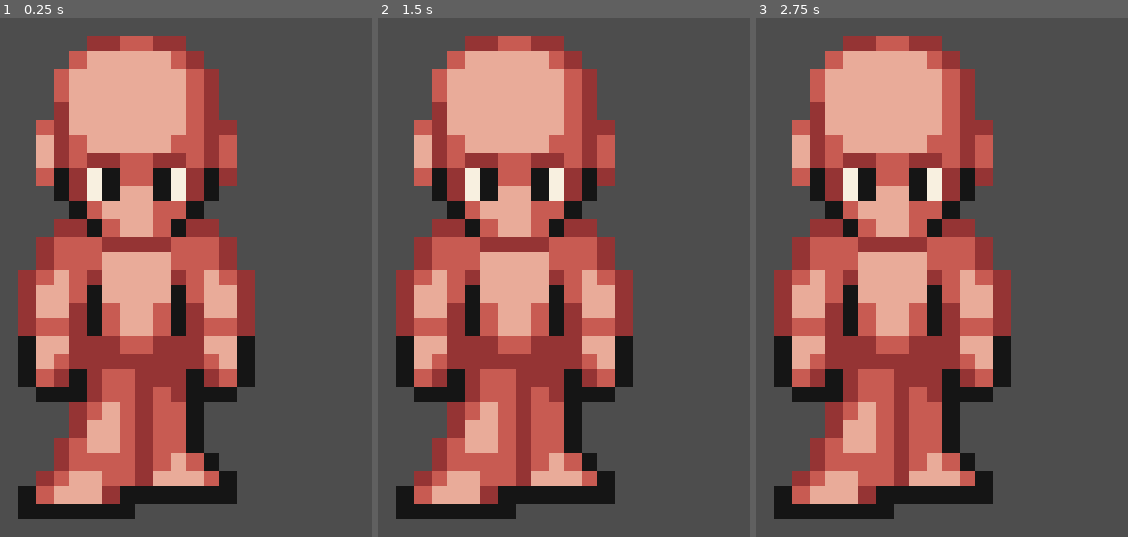
Above: before the commit, frames 1-3 (left to right).
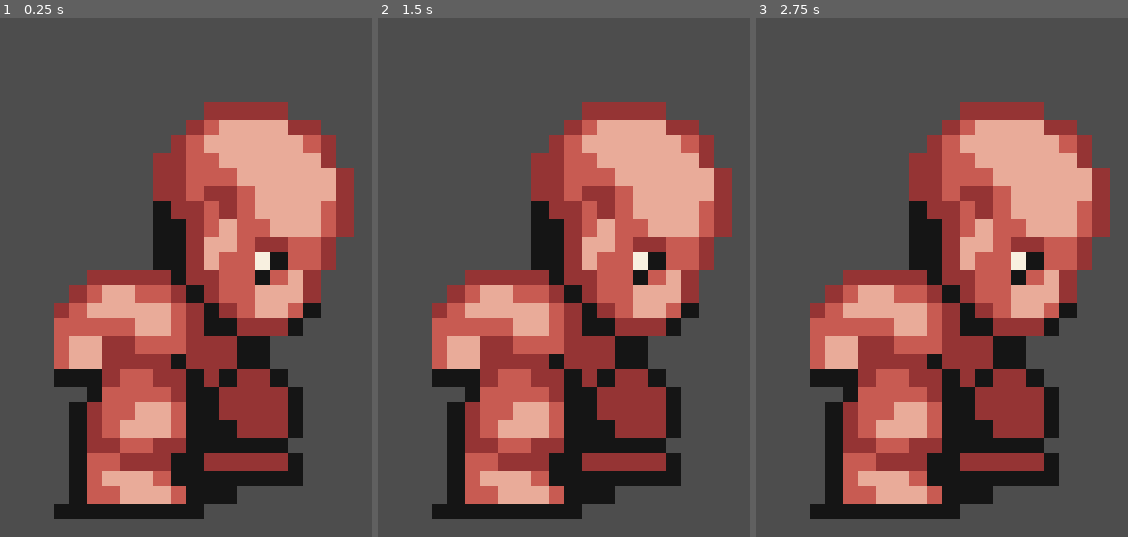
Above: after the commit, the same moments.

Repository: saltchicken/quest-godot
Game: Godot game, scene res://player.tscn
Two runs of this game, one before a commit and one after it. Both use one fixed random seed, a clock stepped at 60 frames per second and the inputs below. This scene is started directly instead of the project's main scene.
Inputs (mouse positions are in pixels of both pictures, inside the frame that each line leads up to):
- Up to frame 1 (0.25 s): no input
- Up to frame 2 (1.5 s): tap Enter at 0.5 s; move the mouse to (outside the picture) at 0.52 s; hold D (right) 0.53-1.28 s; click (outside the picture) at 0.6 s; tap Space (jump) at 0.77, 1.07, 1.25 s; tap Shift (run) at 0.8, 1.35 s; move the mouse to (outside the picture) at 1.27 s; hold S (down) from 1.28 s (still down)
- Up to frame 3 (2.75 s): tap Space (jump) at 1.52, 1.55, 1.82, 2.1 s; tap Enter at 2 s; move the mouse to (outside the picture) at 2.02 s; release S (down) at 2.03 s; hold D (right) from 2.03 s (still down); click (outside the picture) at 2.3 s

The runs differ from the first frame. In frame 1, 55% of the frame differs, in the area x 4-96%, y 3-97%; in frame 2, 55%; in frame 3, 55%.

Commit message:
Rename directions for up and down to forward and backward

Diff:
--- a/idle.gd
+++ b/idle.gd
@@ -2,7 +2,7 @@
 
 func Enter():
 	print("Enter Idle")
-	animation.play(self.name + "_down")
+	animation.play(self.name + "_backward")
 	# animation.set_direction(self.name, input.direction)
 
 func Exit():
--- a/player.gd
+++ b/player.gd
@@ -52,11 +52,11 @@
 	var angle_rad = forward.signed_angle_to(direction_vector, Vector3.UP)
 
 	if angle_rad >= -PI / 4 and angle_rad < PI / 4:
-		return "up"
+		return "forward"
 	elif angle_rad >= PI / 4 and angle_rad < 3 * PI / 4:
 		return "left"
 	elif angle_rad >= 3 * PI / 4 or angle_rad < -3 * PI / 4:
-		return "down"
+		return "backward"
 	else:
 		return "right"
 
@@ -68,11 +68,11 @@
 	var angle_rad = forward.signed_angle_to(direction_vector, Vector3.UP)
 
 	if angle_rad >= -PI / 4 and angle_rad < PI / 4:
-		return "down"
+		return "backward"
 	elif angle_rad >= PI / 4 and angle_rad < 3 * PI / 4:
 		return "left"
 	elif angle_rad >= 3 * PI / 4 or angle_rad < -3 * PI / 4:
-		return "up"
+		return "forward"
 	else:
 		return "right"
 
--- a/player.tscn
+++ b/player.tscn
@@ -16,10 +16,26 @@
 atlas = ExtResource("2_onrkg")
 region = Rect2(320, 0, 64, 64)
 
+[sub_resource type="AtlasTexture" id="AtlasTexture_ee2o4"]
+atlas = ExtResource("2_onrkg")
+region = Rect2(320, 64, 64, 64)
+
+[sub_resource type="AtlasTexture" id="AtlasTexture_vie4p"]
+atlas = ExtResource("2_onrkg")
+region = Rect2(320, 192, 64, 64)
+
+[sub_resource type="AtlasTexture" id="AtlasTexture_0jj5r"]
+atlas = ExtResource("2_onrkg")
+region = Rect2(320, 128, 64, 64)
+
 [sub_resource type="AtlasTexture" id="AtlasTexture_i3pqv"]
 atlas = ExtResource("2_onrkg")
 region = Rect2(0, 0, 64, 64)
 
+[sub_resource type="AtlasTexture" id="AtlasTexture_j5n4i"]
+atlas = ExtResource("2_onrkg")
+region = Rect2(0, 64, 64, 64)
+
 [sub_resource type="AtlasTexture" id="AtlasTexture_2wuci"]
 atlas = ExtResource("2_onrkg")
 region = Rect2(0, 192, 64, 64)
@@ -28,10 +44,6 @@
 atlas = ExtResource("2_onrkg")
 region = Rect2(0, 128, 64, 64)
 
-[sub_resource type="AtlasTexture" id="AtlasTexture_j5n4i"]
-atlas = ExtResource("2_onrkg")
-region = Rect2(0, 64, 64, 64)
-
 [sub_resource type="AtlasTexture" id="AtlasTexture_634y6"]
 atlas = ExtResource("2_onrkg")
 region = Rect2(320, 0, 64, 64)
@@ -44,6 +56,18 @@
 atlas = ExtResource("2_onrkg")
 region = Rect2(448, 0, 64, 64)
 
+[sub_resource type="AtlasTexture" id="AtlasTexture_bfour"]
+atlas = ExtResource("2_onrkg")
+region = Rect2(320, 64, 64, 64)
+
+[sub_resource type="AtlasTexture" id="AtlasTexture_ieltc"]
+atlas = ExtResource("2_onrkg")
+region = Rect2(384, 64, 64, 64)
+
+[sub_resource type="AtlasTexture" id="AtlasTexture_fddr8"]
+atlas = ExtResource("2_onrkg")
+region = Rect2(448, 64, 64, 64)
+
 [sub_resource type="AtlasTexture" id="AtlasTexture_ek41f"]
 atlas = ExtResource("2_onrkg")
 region = Rect2(320, 192, 64, 64)
@@ -68,18 +92,6 @@
 atlas = ExtResource("2_onrkg")
 region = Rect2(448, 128, 64, 64)
 
-[sub_resource type="AtlasTexture" id="AtlasTexture_bfour"]
-atlas = ExtResource("2_onrkg")
-region = Rect2(320, 64, 64, 64)
-
-[sub_resource type="AtlasTexture" id="AtlasTexture_ieltc"]
-atlas = ExtResource("2_onrkg")
-region = Rect2(384, 64, 64, 64)
-
-[sub_resource type="AtlasTexture" id="AtlasTexture_fddr8"]
-atlas = ExtResource("2_onrkg")
-region = Rect2(448, 64, 64, 64)
-
 [sub_resource type="AtlasTexture" id="AtlasTexture_efrwb"]
 atlas = ExtResource("2_onrkg")
 region = Rect2(64, 0, 64, 64)
@@ -88,6 +100,14 @@
 atlas = ExtResource("2_onrkg")
 region = Rect2(128, 0, 64, 64)
 
+[sub_resource type="AtlasTexture" id="AtlasTexture_8gr2b"]
+atlas = ExtResource("2_onrkg")
+region = Rect2(64, 64, 64, 64)
+
+[sub_resource type="AtlasTexture" id="AtlasTexture_vl8ci"]
+atlas = ExtResource("2_onrkg")
+region = Rect2(128, 64, 64, 64)
+
 [sub_resource type="AtlasTexture" id="AtlasTexture_khis8"]
 atlas = ExtResource("2_onrkg")
 region = Rect2(64, 192, 64, 64)
@@ -104,14 +124,6 @@
 atlas = ExtResource("2_onrkg")
 region = Rect2(128, 128, 64, 64)
 
-[sub_resource type="AtlasTexture" id="AtlasTexture_8gr2b"]
-atlas = ExtResource("2_onrkg")
-region = Rect2(64, 64, 64, 64)
-
-[sub_resource type="AtlasTexture" id="AtlasTexture_vl8ci"]
-atlas = ExtResource("2_onrkg")
-region = Rect2(128, 64, 64, 64)
-
 [sub_resource type="AtlasTexture" id="AtlasTexture_ajfva"]
 atlas = ExtResource("2_onrkg")
 region = Rect2(0, 256, 64, 64)
@@ -136,6 +148,30 @@
 atlas = ExtResource("2_onrkg")
 region = Rect2(448, 256, 64, 64)
 
+[sub_resource type="AtlasTexture" id="AtlasTexture_va2xi"]
+atlas = ExtResource("2_onrkg")
+region = Rect2(0, 320, 64, 64)
+
+[sub_resource type="AtlasTexture" id="AtlasTexture_fkf2u"]
+atlas = ExtResource("2_onrkg")
+region = Rect2(64, 320, 64, 64)
+
+[sub_resource type="AtlasTexture" id="AtlasTexture_s7jk6"]
+atlas = ExtResource("2_onrkg")
+region = Rect2(384, 320, 64, 64)
+
+[sub_resource type="AtlasTexture" id="AtlasTexture_feeoa"]
+atlas = ExtResource("2_onrkg")
+region = Rect2(192, 320, 64, 64)
+
+[sub_resource type="AtlasTexture" id="AtlasTexture_m6nxt"]
+atlas = ExtResource("2_onrkg")
+region = Rect2(256, 320, 64, 64)
+
+[sub_resource type="AtlasTexture" id="AtlasTexture_ym00c"]
+atlas = ExtResource("2_onrkg")
+region = Rect2(448, 320, 64, 64)
+
 [sub_resource type="AtlasTexture" id="AtlasTexture_ygbnx"]
 atlas = ExtResource("2_onrkg")
 region = Rect2(0, 448, 64, 64)
@@ -184,53 +220,53 @@
 atlas = ExtResource("2_onrkg")
 region = Rect2(448, 384, 64, 64)
 
-[sub_resource type="AtlasTexture" id="AtlasTexture_va2xi"]
+[sub_resource type="AtlasTexture" id="AtlasTexture_hqtel"]
+atlas = ExtResource("2_onrkg")
+region = Rect2(0, 256, 64, 64)
+
+[sub_resource type="AtlasTexture" id="AtlasTexture_op7ga"]
+atlas = ExtResource("2_onrkg")
+region = Rect2(64, 256, 64, 64)
+
+[sub_resource type="AtlasTexture" id="AtlasTexture_q13i1"]
+atlas = ExtResource("2_onrkg")
+region = Rect2(128, 256, 64, 64)
+
+[sub_resource type="AtlasTexture" id="AtlasTexture_pylmc"]
+atlas = ExtResource("2_onrkg")
+region = Rect2(192, 256, 64, 64)
+
+[sub_resource type="AtlasTexture" id="AtlasTexture_pbfsw"]
+atlas = ExtResource("2_onrkg")
+region = Rect2(256, 256, 64, 64)
+
+[sub_resource type="AtlasTexture" id="AtlasTexture_5tmop"]
+atlas = ExtResource("2_onrkg")
+region = Rect2(320, 256, 64, 64)
+
+[sub_resource type="AtlasTexture" id="AtlasTexture_7ahtn"]
 atlas = ExtResource("2_onrkg")
 region = Rect2(0, 320, 64, 64)
 
-[sub_resource type="AtlasTexture" id="AtlasTexture_fkf2u"]
+[sub_resource type="AtlasTexture" id="AtlasTexture_7lmhl"]
 atlas = ExtResource("2_onrkg")
 region = Rect2(64, 320, 64, 64)
 
-[sub_resource type="AtlasTexture" id="AtlasTexture_s7jk6"]
-atlas = ExtResource("2_onrkg")
-region = Rect2(384, 320, 64, 64)
-
-[sub_resource type="AtlasTexture" id="AtlasTexture_feeoa"]
+[sub_resource type="AtlasTexture" id="AtlasTexture_dx0e4"]
+atlas = ExtResource("2_onrkg")
+region = Rect2(128, 320, 64, 64)
+
+[sub_resource type="AtlasTexture" id="AtlasTexture_jm5j8"]
 atlas = ExtResource("2_onrkg")
 region = Rect2(192, 320, 64, 64)
 
-[sub_resource type="AtlasTexture" id="AtlasTexture_m6nxt"]
+[sub_resource type="AtlasTexture" id="AtlasTexture_7hik5"]
 atlas = ExtResource("2_onrkg")
 region = Rect2(256, 320, 64, 64)
 
-[sub_resource type="AtlasTexture" id="AtlasTexture_ym00c"]
-atlas = ExtResource("2_onrkg")
-region = Rect2(448, 320, 64, 64)
-
-[sub_resource type="AtlasTexture" id="AtlasTexture_hqtel"]
-atlas = ExtResource("2_onrkg")
-region = Rect2(0, 256, 64, 64)
-
-[sub_resource type="AtlasTexture" id="AtlasTexture_op7ga"]
-atlas = ExtResource("2_onrkg")
-region = Rect2(64, 256, 64, 64)
-
-[sub_resource type="AtlasTexture" id="AtlasTexture_q13i1"]
-atlas = ExtResource("2_onrkg")
-region = Rect2(128, 256, 64, 64)
-
-[sub_resource type="AtlasTexture" id="AtlasTexture_pylmc"]
-atlas = ExtResource("2_onrkg")
-region = Rect2(192, 256, 64, 64)
-
-[sub_resource type="AtlasTexture" id="AtlasTexture_pbfsw"]
-atlas = ExtResource("2_onrkg")
-region = Rect2(256, 256, 64, 64)
-
-[sub_resource type="AtlasTexture" id="AtlasTexture_5tmop"]
-atlas = ExtResource("2_onrkg")
-region = Rect2(320, 256, 64, 64)
+[sub_resource type="AtlasTexture" id="AtlasTexture_qtqh7"]
+atlas = ExtResource("2_onrkg")
+region = Rect2(320, 320, 64, 64)
 
 [sub_resource type="AtlasTexture" id="AtlasTexture_sweqy"]
 atlas = ExtResource("2_onrkg")
@@ -279,30 +315,6 @@
 [sub_resource type="AtlasTexture" id="AtlasTexture_u1c27"]
 atlas = ExtResource("2_onrkg")
 region = Rect2(320, 384, 64, 64)
-
-[sub_resource type="AtlasTexture" id="AtlasTexture_7ahtn"]
-atlas = ExtResource("2_onrkg")
-region = Rect2(0, 320, 64, 64)
-
-[sub_resource type="AtlasTexture" id="AtlasTexture_7lmhl"]
-atlas = ExtResource("2_onrkg")
-region = Rect2(64, 320, 64, 64)
-
-[sub_resource type="AtlasTexture" id="AtlasTexture_dx0e4"]
-atlas = ExtResource("2_onrkg")
-region = Rect2(128, 320, 64, 64)
-
-[sub_resource type="AtlasTexture" id="AtlasTexture_jm5j8"]
-atlas = ExtResource("2_onrkg")
-region = Rect2(192, 320, 64, 64)
-
-[sub_resource type="AtlasTexture" id="AtlasTexture_7hik5"]
-atlas = ExtResource("2_onrkg")
-region = Rect2(256, 320, 64, 64)
-
-[sub_resource type="AtlasTexture" id="AtlasTexture_qtqh7"]
-atlas = ExtResource("2_onrkg")
-region = Rect2(320, 320, 64, 64)
 
 [sub_resource type="SpriteFrames" id="SpriteFrames_sweqy"]
 animations = [{
@@ -311,7 +323,31 @@
 "texture": SubResource("AtlasTexture_oybyf")
 }],
 "loop": true,
-"name": &"death",
+"name": &"death_backward",
+"speed": 5.0
+}, {
+"frames": [{
+"duration": 1.0,
+"texture": SubResource("AtlasTexture_ee2o4")
+}],
+"loop": true,
+"name": &"death_forward",
+"speed": 5.0
+}, {
+"frames": [{
+"duration": 1.0,
+"texture": SubResource("AtlasTexture_vie4p")
+}],
+"loop": true,
+"name": &"death_left",
+"speed": 5.0
+}, {
+"frames": [{
+"duration": 1.0,
+"texture": SubResource("AtlasTexture_0jj5r")
+}],
+"loop": true,
+"name": &"death_right",
 "speed": 5.0
 }, {
 "frames": [{
@@ -319,7 +355,15 @@
 "texture": SubResource("AtlasTexture_i3pqv")
 }],
 "loop": true,
-"name": &"idle_down",
+"name": &"idle_backward",
+"speed": 5.0
+}, {
+"frames": [{
+"duration": 1.0,
+"texture": SubResource("AtlasTexture_j5n4i")
+}],
+"loop": true,
+"name": &"idle_forward",
 "speed": 5.0
 }, {
 "frames": [{
@@ -340,14 +384,6 @@
 }, {
 "frames": [{
 "duration": 1.0,
-"texture": SubResource("AtlasTexture_j5n4i")
-}],
-"loop": true,
-"name": &"idle_up",
-"speed": 5.0
-}, {
-"frames": [{
-"duration": 1.0,
 "texture": SubResource("AtlasTexture_634y6")
 }, {
 "duration": 1.0,
@@ -357,7 +393,21 @@
 "texture": SubResource("AtlasTexture_hl5qd")
 }],
 "loop": true,
-"name": &"jump_down",
+"name": &"jump_backward",
+"speed": 5.0
+}, {
+"frames": [{
+"duration": 1.0,
+"texture": SubResource("AtlasTexture_bfour")
+}, {
+"duration": 1.0,
+"texture": SubResource("AtlasTexture_ieltc")
+}, {
+"duration": 1.0,
+"texture": SubResource("AtlasTexture_fddr8")
+}],
+"loop": true,
+"name": &"jump_forward",
 "speed": 5.0
 }, {
 "frames": [{
@@ -390,27 +440,24 @@
 }, {
 "frames": [{
 "duration": 1.0,
-"texture": SubResource("AtlasTexture_bfour")
-}, {
-"duration": 1.0,
-"texture": SubResource("AtlasTexture_ieltc")
-}, {
-"duration": 1.0,
-"texture": SubResource("AtlasTexture_fddr8")
-}],
-"loop": true,
-"name": &"jump_up",
-"speed": 5.0
-}, {
-"frames": [{
-"duration": 1.0,
 "texture": SubResource("AtlasTexture_efrwb")
 }, {
 "duration": 1.0,
 "texture": SubResource("AtlasTexture_hiqhm")
 }],
 "loop": true,
-"name": &"push_down",
+"name": &"push_backward",
+"speed": 5.0
+}, {
+"frames": [{
+"duration": 1.0,
+"texture": SubResource("AtlasTexture_8gr2b")
+}, {
+"duration": 1.0,
+"texture": SubResource("AtlasTexture_vl8ci")
+}],
+"loop": true,
+"name": &"push_forward",
 "speed": 5.0
 }, {
 "frames": [{
@@ -437,17 +484,6 @@
 }, {
 "frames": [{
 "duration": 1.0,
-"texture": SubResource("AtlasTexture_8gr2b")
-}, {
-"duration": 1.0,
-"texture": SubResource("AtlasTexture_vl8ci")
-}],
-"loop": true,
-"name": &"push_up",
-"speed": 5.0
-}, {
-"frames": [{
-"duration": 1.0,
 "texture": SubResource("AtlasTexture_ajfva")
 }, {
 "duration": 1.0,
@@ -466,7 +502,30 @@
 "texture": SubResource("AtlasTexture_tw8ou")
 }],
 "loop": true,
-"name": &"run_down",
+"name": &"run_backward",
+"speed": 5.0
+}, {
+"frames": [{
+"duration": 1.0,
+"texture": SubResource("AtlasTexture_va2xi")
+}, {
+"duration": 1.0,
+"texture": SubResource("AtlasTexture_fkf2u")
+}, {
+"duration": 1.0,
+"texture": SubResource("AtlasTexture_s7jk6")
+}, {
+"duration": 1.0,
+"texture": SubResource("AtlasTexture_feeoa")
+}, {
+"duration": 1.0,
+"texture": SubResource("AtlasTexture_m6nxt")
+}, {
+"duration": 1.0,
+"texture": SubResource("AtlasTexture_ym00c")
+}],
+"loop": true,
+"name": &"run_forward",
 "speed": 5.0
 }, {
 "frames": [{
@@ -517,29 +576,6 @@
 }, {
 "frames": [{
 "duration": 1.0,
-"texture": SubResource("AtlasTexture_va2xi")
-}, {
-"duration": 1.0,
-"texture": SubResource("AtlasTexture_fkf2u")
-}, {
-"duration": 1.0,
-"texture": SubResource("AtlasTexture_s7jk6")
-}, {
-"duration": 1.0,
-"texture": SubResource("AtlasTexture_feeoa")
-}, {
-"duration": 1.0,
-"texture": SubResource("AtlasTexture_m6nxt")
-}, {
-"duration": 1.0,
-"texture": SubResource("AtlasTexture_ym00c")
-}],
-"loop": true,
-"name": &"run_up",
-"speed": 5.0
-}, {
-"frames": [{
-"duration": 1.0,
 "texture": SubResource("AtlasTexture_hqtel")
 }, {
 "duration": 1.0,
@@ -558,7 +594,30 @@
 "texture": SubResource("AtlasTexture_5tmop")
 }],
 "loop": true,
-"name": &"walk_down",
+"name": &"walk_backward",
+"speed": 5.0
+}, {
+"frames": [{
+"duration": 1.0,
+"texture": SubResource("AtlasTexture_7ahtn")
+}, {
+"duration": 1.0,
+"texture": SubResource("AtlasTexture_7lmhl")
+}, {
+"duration": 1.0,
+"texture": SubResource("AtlasTexture_dx0e4")
+}, {
+"duration": 1.0,
+"texture": SubResource("AtlasTexture_jm5j8")
+}, {
+"duration": 1.0,
+"texture": SubResource("AtlasTexture_7hik5")
+}, {
+"duration": 1.0,
+"texture": SubResource("AtlasTexture_qtqh7")
+}],
+"loop": true,
+"name": &"walk_forward",
 "speed": 5.0
 }, {
 "frames": [{
@@ -605,29 +664,6 @@
 }],
 "loop": true,
 "name": &"walk_right",
-"speed": 5.0
-}, {
-"frames": [{
-"duration": 1.0,
-"texture": SubResource("AtlasTexture_7ahtn")
-}, {
-"duration": 1.0,
-"texture": SubResource("AtlasTexture_7lmhl")
-}, {
-"duration": 1.0,
-"texture": SubResource("AtlasTexture_dx0e4")
-}, {
-"duration": 1.0,
-"texture": SubResource("AtlasTexture_jm5j8")
-}, {
-"duration": 1.0,
-"texture": SubResource("AtlasTexture_7hik5")
-}, {
-"duration": 1.0,
-"texture": SubResource("AtlasTexture_qtqh7")
-}],
-"loop": true,
-"name": &"walk_up",
 "speed": 5.0
 }]
 
@@ -656,8 +692,7 @@
 billboard = 1
 texture_filter = 0
 sprite_frames = SubResource("SpriteFrames_sweqy")
-animation = &"idle_down"
-frame_progress = 0.285074
+animation = &"death_right"
 
 [node name="MultiplayerSynchronizer" type="MultiplayerSynchronizer" parent="."]
 replication_interval = 0.01
Not shown: 1 places in player.tscn that only renumber resources
